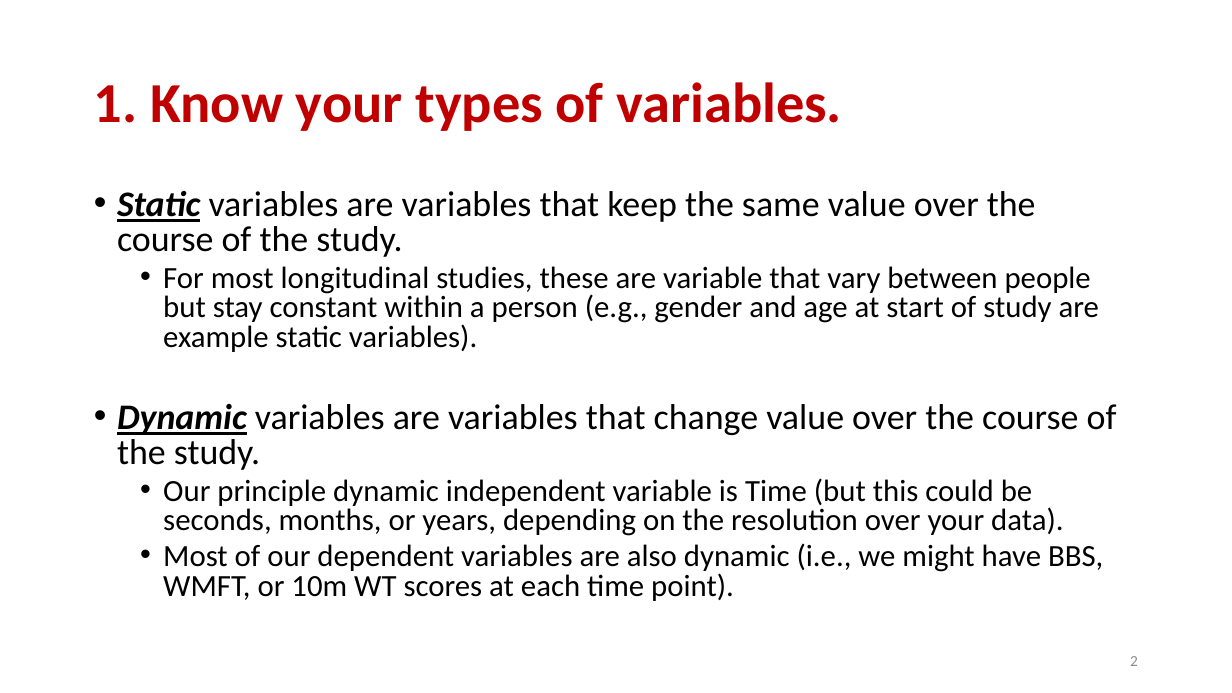
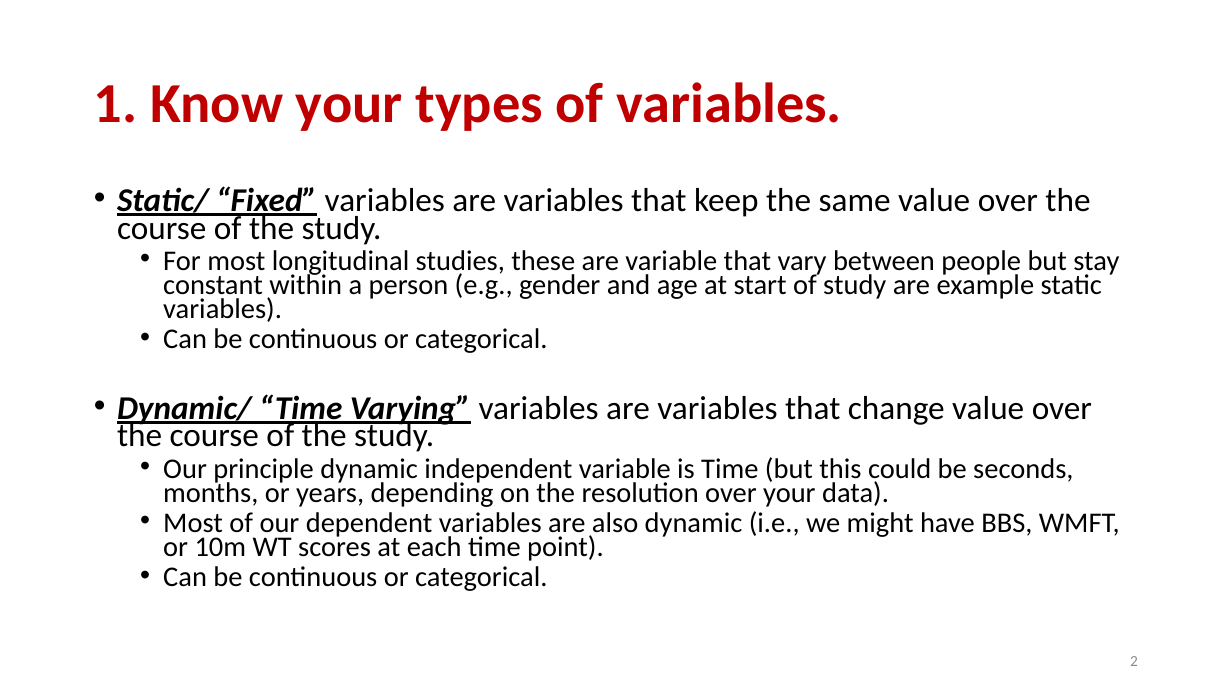
Before and after one commit to keithlohse/LMER_Clinical_Science, a slide deck: slide 2 of lohse ACRM 2017 tips.pptx. Drawn at 1232x693 pixels with LibreOffice and Linux fonts; fonts in the diff are those of the drawing. Boxes give left, top, right and bottom in pixels: in the first picture for what was removed or moved away, otherwise in the second. Text is boxed around its words. In the diff, an @@ line names an element or a change of style, - is before the commit and + after.

```diff
--- a/lohse ACRM 2017 tips.pptx
+++ b/lohse ACRM 2017 tips.pptx
@@ text at (117,186,1090,245): text changed; size 28 to 25.9 pt @@
-• Static variables are variables that keep the same value over the course of the study.
+• Static/ “Fixed” variables are variables that keep the same value over the course of the study.
@@ text at (163,250,1120,561): size 24 to 22.2 pt in "For most longitudinal studies, these are variable ...", "Our principle dynamic independent variable is Time ...", "Most of our dependent variables are also ..."; line spacing 0.8 to 0.7 @@
@@ text at (117,328,1092,452): text changed; size 28 to 25.9 pt @@
-• Dynamic variables are variables that change value over the course of the study.
+  • Can be continuous or categorical.
+• Dynamic/ “Time Varying” variables are variables that change value over the course of the study.
@@ text at (163,566,547,591): paragraph added @@
+  • Can be continuous or categorical.
```
Also in this commit, not shown: 6 other slides changed, 4 slides added, 1 other file.
